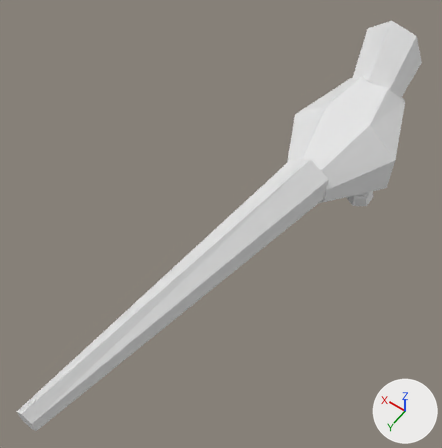
A saved change to the OBJ model data/animals/andorinha/sleep/0.obj.
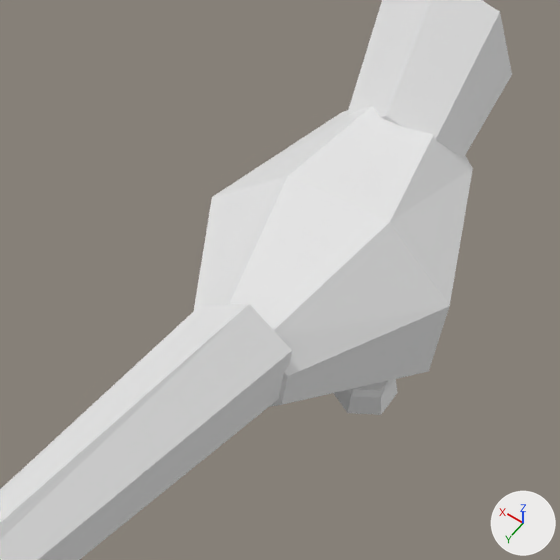
Old and new are each drawn whole from a 50 mm camera at (-0.24, 0.652, 0.785) aimed at (0.061, 0.231, 0.124) and again close up on the part from 46% to 100% of the width and 7% to 60% of the height. The axes (+X, +Y, +Z) are drawn at lower right. The lights are the same throughout. The last two pictures show the newer version. Where no turn or scale is listed for an object, it has been applied to the vertices.

The first close-up shows 'andorinha_sleep_0'.
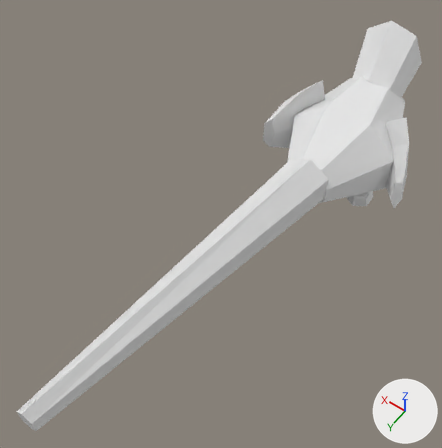
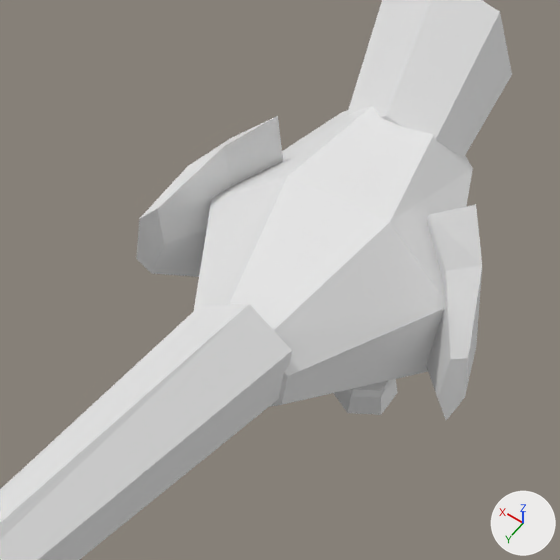
What the commit changed:
me_andorinha_sleep_0 is used by ob_andorinha_sleep_0; location (0.0, 0.0, 0.0).
me_andorinha_sleep_0 had 122 vertices, 220 faces and spanned x -0.085..0.085, y -0.225..0.586, z 0.0..0.256.
me_andorinha_sleep_0 now has 156 vertices, 280 faces and spans x -0.119..0.118, y -0.225..0.586, z 0.0..0.256.
me_andorinha_sleep_0 part 1: a new loose piece of 17 vertices spanning x -0.119..-0.048, y -0.03..0.036, z 0.058..0.2.
me_andorinha_sleep_0 part 2: a new loose piece of 17 vertices spanning x 0.043..0.118, y -0.031..0.036, z 0.058..0.2.

Changed parts and their boxes (x1, y1, x2, y2) in the close-ups (560 x 560 px):
part 1 of me_andorinha_sleep_0, added: after (426, 204, 482, 420)
part 2 of me_andorinha_sleep_0, added: after (136, 116, 283, 277)
